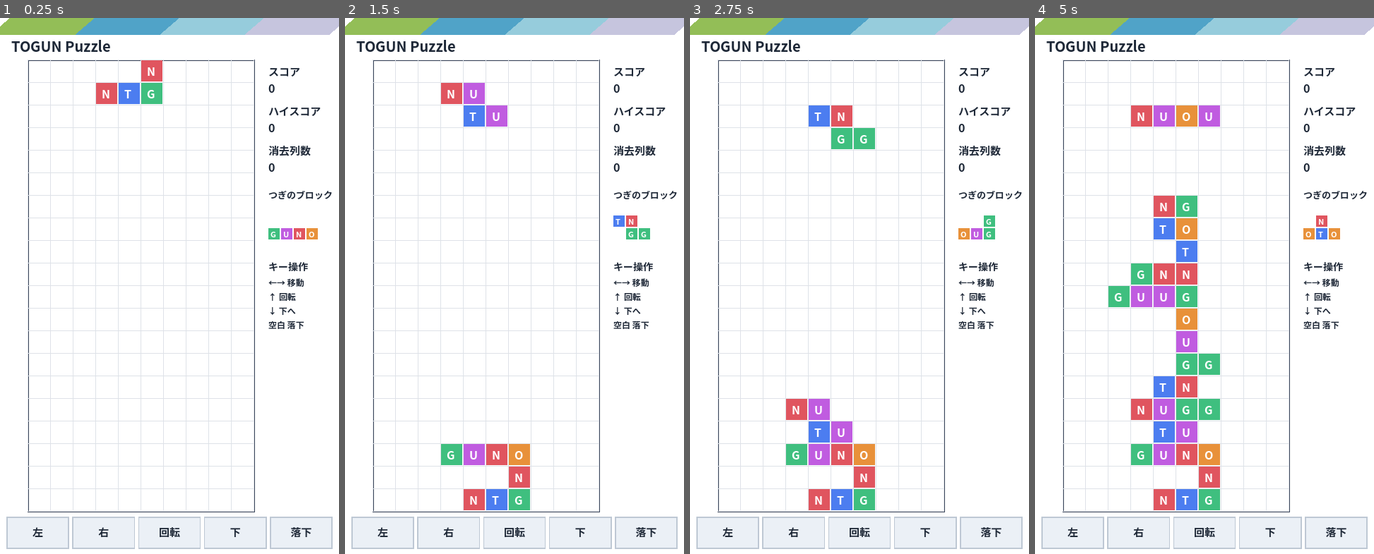
Above: before the commit, frames 1-4 (left to right).
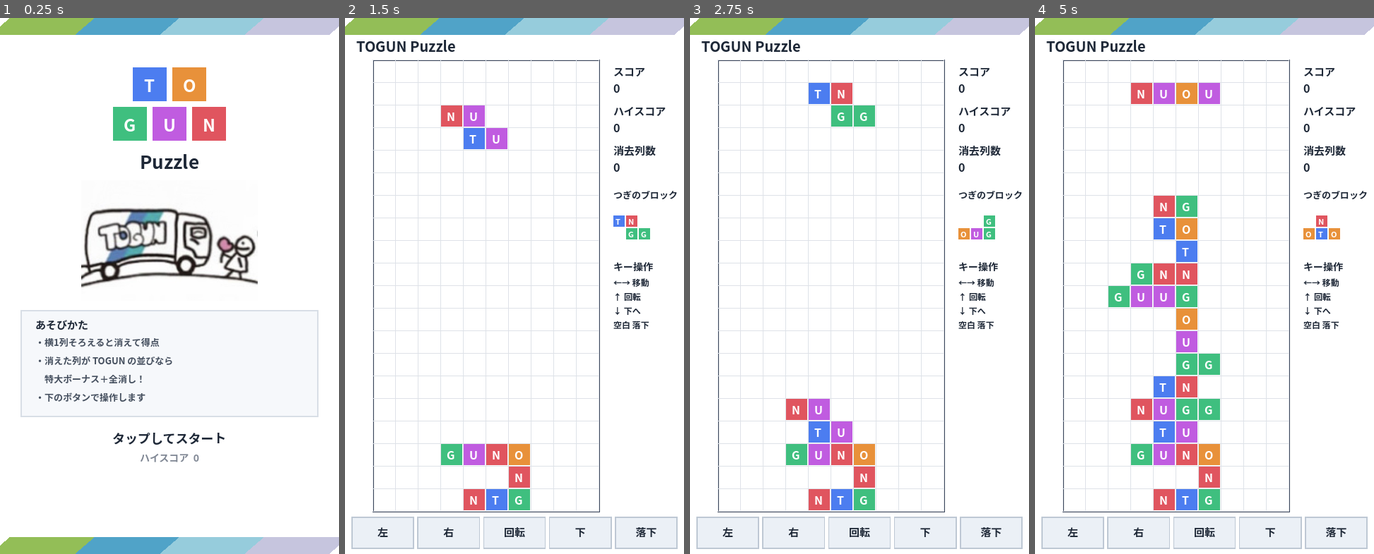
Above: after the commit, the same moments.

Repository: bohu0422-ops/togun-puzzle
Game: Godot game, scene res://scenes/Main.tscn
The game is run twice, just before and just after one commit, with the same random seed, the same clock (stepped at 60 frames per second) and the same inputs.
Inputs (mouse positions are in pixels of both pictures, inside the frame that each line leads up to):
- Up to frame 1 (0.25 s): no input
- Up to frame 2 (1.5 s): tap Enter at 0.5 s; move the mouse to (589, 259) at 0.52 s; hold Right 0.53-1.28 s; tap R at 0.6, 1.35 s; click (589, 259) at 0.67 s; tap Space at 0.77, 1.25 s; move the mouse to (446, 312) at 1.27 s; hold Down from 1.28 s (still down)
- Up to frame 3 (2.75 s): tap Space at 1.52 s; tap Enter at 2 s; move the mouse to (893, 168) at 2.02 s; release Down at 2.03 s; hold Right from 2.03 s (still down); tap R at 2.1 s
- Up to frame 4 (5 s): tap Space at 2.75, 3.02, 3.77, 4.25, 4.52 s; move the mouse to (1187, 393) at 2.77 s; release Right at 2.78 s; hold Up 2.78-3.53 s; tap R at 2.85, 3.6, 4.35 s; click (1187, 393) at 2.92 s; tap Enter at 3.5 s; move the mouse to (1306, 366) at 3.52 s; hold Left from 3.53 s (still down); move the mouse to (1102, 205) at 4.27 s

The runs differ from the first frame. In frame 1, 18% of the frame differs, in the area x 0-100%, y 4-100%; in frame 2, 1.7%; in frame 3, 1.7%; in frame 4, 1.9%.

Commit message:
タイトル画面を追加（ロゴ・トラック・あそびかた・ハイスコア表示、タップ/キーで開始）

Diff:
--- a/scripts/Main.gd
+++ b/scripts/Main.gd
@@ -86,6 +86,8 @@
 var drop_interval = 0.8
 var game_over = false
 
+var title_active = true  # タイトル画面を表示中かどうか
+
 var high_score = 0             # 端末に保存された最高得点
 var high_score_updated = false # 今回のプレイで記録を更新したか
 
@@ -178,6 +180,10 @@
 
 
 func _process(delta):
+	if title_active:
+		queue_redraw()
+		return
+
 	if game_over:
 		queue_redraw()
 		return
@@ -199,6 +205,11 @@
 
 
 func _input(event):
+	if title_active:
+		if (event is InputEventScreenTouch and event.pressed) or (event is InputEventKey and event.pressed):
+			title_active = false
+		return
+
 	if bonus_active:
 		return
 
@@ -361,6 +372,11 @@
 
 func _draw():
 	draw_rect(Rect2(0, 0, get_viewport_rect().size.x, get_viewport_rect().size.y), BG_COLOR, true)
+
+	if title_active:
+		_draw_title_screen()
+		return
+
 	_draw_header()
 
 	if bonus_active:
@@ -416,20 +432,88 @@
 	_draw_touch_buttons()
 
 
-func _draw_header():
+func _draw_stripe_band(y0: float):
 	var viewport_w = get_viewport_rect().size.x
 	var n = STRIPE_COLORS.size()
 	var band_w = viewport_w / float(n)
 	for i in range(n):
 		var x0 = i * band_w
 		var pts = PackedVector2Array([
-			Vector2(x0 + HEADER_SLANT, 0),
-			Vector2(x0 + band_w + HEADER_SLANT, 0),
-			Vector2(x0 + band_w - HEADER_SLANT, HEADER_STRIPE_H),
-			Vector2(x0 - HEADER_SLANT, HEADER_STRIPE_H),
+			Vector2(x0 + HEADER_SLANT, y0),
+			Vector2(x0 + band_w + HEADER_SLANT, y0),
+			Vector2(x0 + band_w - HEADER_SLANT, y0 + HEADER_STRIPE_H),
+			Vector2(x0 - HEADER_SLANT, y0 + HEADER_STRIPE_H),
 		])
 		draw_colored_polygon(pts, STRIPE_COLORS[i])
+
+
+func _draw_header():
+	_draw_stripe_band(0)
 	draw_string(game_font, Vector2(16, HEADER_STRIPE_H + 24), "TOGUN Puzzle", HORIZONTAL_ALIGNMENT_LEFT, -1, 20, DARK_TEXT)
+
+
+func _draw_title_tile(x: float, y: float, size: float, letter: String):
+	draw_rect(Rect2(x, y, size, size), LETTER_COLORS[letter], true)
+	var font_size = int(size * 0.5)
+	var ts = game_font.get_string_size(letter, HORIZONTAL_ALIGNMENT_LEFT, -1, font_size)
+	draw_string(game_font, Vector2(x + (size - ts.x) / 2.0, y + size / 2.0 + ts.y / 3.0), letter, HORIZONTAL_ALIGNMENT_LEFT, -1, font_size, Color(1, 1, 1))
+
+
+func _draw_title_screen():
+	var viewport_w = get_viewport_rect().size.x
+	var viewport_h = get_viewport_rect().size.y
+
+	_draw_stripe_band(0)
+
+	# ロゴ：TO / GUN の2段タイル
+	var s = 48.0
+	var gap = 8.0
+	var y1 = 70.0
+	var x1 = (viewport_w - (2 * s + gap)) / 2.0
+	for i in range(2):
+		_draw_title_tile(x1 + i * (s + gap), y1, s, "TO"[i])
+	var y2 = y1 + s + gap
+	var x2 = (viewport_w - (3 * s + 2 * gap)) / 2.0
+	for i in range(3):
+		_draw_title_tile(x2 + i * (s + gap), y2, s, "GUN"[i])
+	var logo_bottom = y2 + s
+
+	var puzzle_text = "Puzzle"
+	var pts = game_font.get_string_size(puzzle_text, HORIZONTAL_ALIGNMENT_LEFT, -1, 26)
+	draw_string(game_font, Vector2((viewport_w - pts.x) / 2.0, logo_bottom + 40), puzzle_text, HORIZONTAL_ALIGNMENT_LEFT, -1, 26, DARK_TEXT)
+
+	# トラックのイラスト
+	var truck_w = 250.0
+	var truck_h = truck_w * float(truck_texture.get_height()) / float(truck_texture.get_width())
+	var truck_x = (viewport_w - truck_w) / 2.0
+	var truck_y = logo_bottom + 56.0
+	draw_texture_rect(truck_texture, Rect2(truck_x, truck_y, truck_w, truck_h), false)
+
+	# あそびかたカード
+	var card_y = truck_y + truck_h + 14.0
+	var card_h = 150.0
+	var card_rect = Rect2(30, card_y, viewport_w - 60, card_h)
+	draw_rect(card_rect, Color(0.965, 0.973, 0.984), true)
+	draw_rect(card_rect, Color(0.847, 0.871, 0.902), false, 2.0)
+	draw_string(game_font, Vector2(50, card_y + 26), "あそびかた", HORIZONTAL_ALIGNMENT_LEFT, -1, 15, DARK_TEXT)
+	var rule_lines = [
+		"・横1列そろえると消えて得点",
+		"・消えた列が TOGUN の並びなら",
+		"　特大ボーナス＋全消し！",
+		"・下のボタンで操作します",
+	]
+	for i in range(rule_lines.size()):
+		draw_string(game_font, Vector2(50, card_y + 50 + i * 26), rule_lines[i], HORIZONTAL_ALIGNMENT_LEFT, -1, 13, Color(0.27, 0.31, 0.37))
+
+	var start_text = "タップしてスタート"
+	var sts = game_font.get_string_size(start_text, HORIZONTAL_ALIGNMENT_LEFT, -1, 18)
+	draw_string(game_font, Vector2((viewport_w - sts.x) / 2.0, card_y + card_h + 38), start_text, HORIZONTAL_ALIGNMENT_LEFT, -1, 18, DARK_TEXT)
+
+	var hs_text = "ハイスコア  %d" % high_score
+	var hts = game_font.get_string_size(hs_text, HORIZONTAL_ALIGNMENT_LEFT, -1, 14)
+	draw_string(game_font, Vector2((viewport_w - hts.x) / 2.0, card_y + card_h + 64), hs_text, HORIZONTAL_ALIGNMENT_LEFT, -1, 14, Color(0.5, 0.53, 0.58))
+
+	_draw_stripe_band(viewport_h - HEADER_STRIPE_H)
 
 
 func _draw_bonus_overlay():
Binary file changed: assets/fonts/NotoSansJP.ttf
Not shown, changed: docs/index.html
Not shown, changed: docs/index.pck
Not shown, changed: docs/index.service.worker.js
